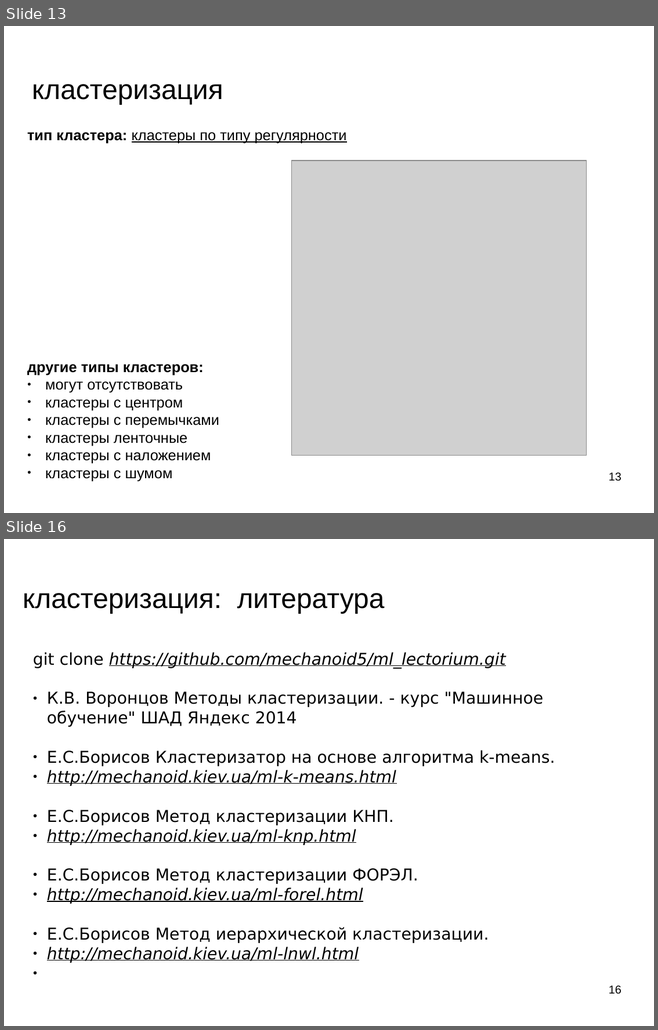
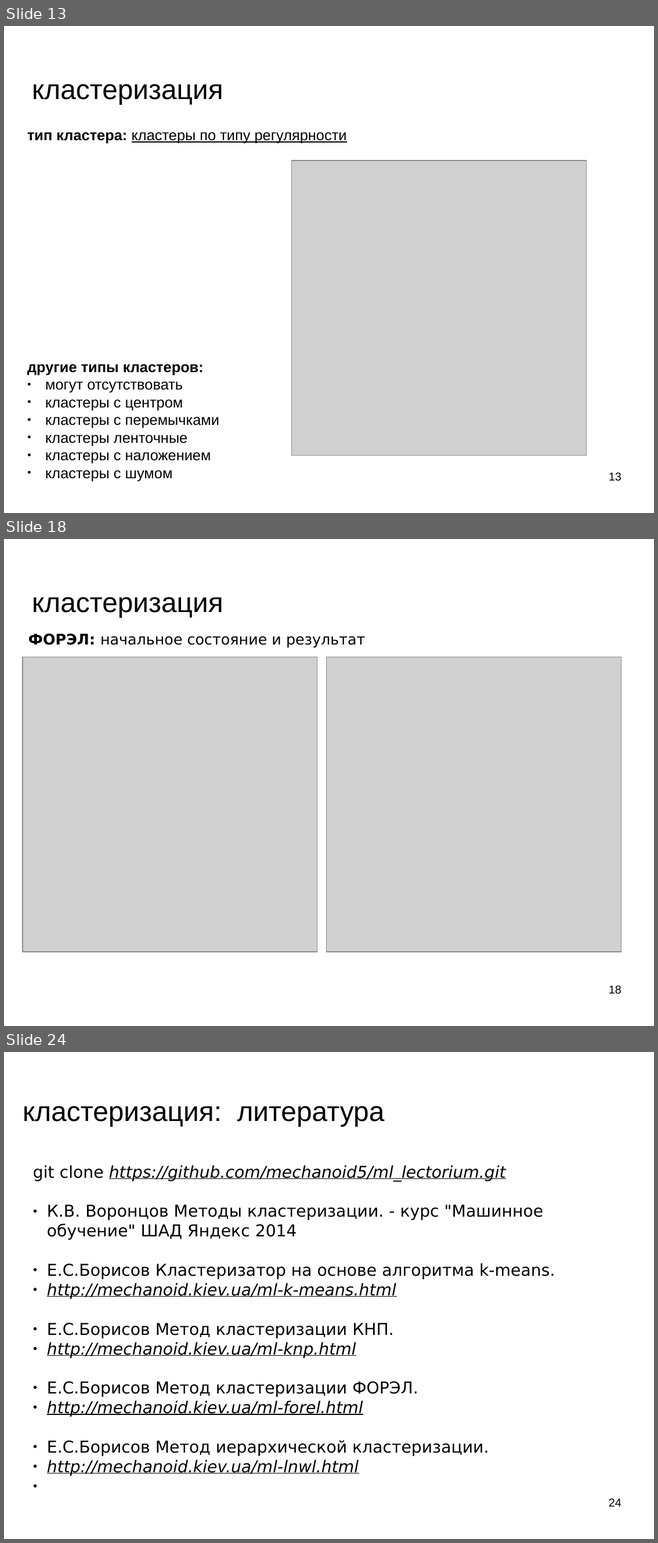
Before and after one commit to mechanoid5/ml_lectorium_legacy, a slide deck: 07-cluster.odp. Shown one above the other, each under a label of ours: slides 13 and 16 before the commit, slides 13, 18 and 24 after it; the slides between them are not shown. The pictures are 658x1030 and 658x1543 pixels, drawn with LibreOffice and Linux fonts; fonts in the diff are those of the drawing; grey boxes stand for pictures; background and template pictures are left out. Boxes give left, top, right and bottom in pixels: in the first picture for what was removed or moved away, otherwise in the second. Text is boxed around its words. In the diff, an @@ line names an element or a change of style, - is before the commit and + after.

```diff
--- a/07-cluster.odp
+++ b/07-cluster.odp
@@ slide 18 added at bbox=[4, 539, 654, 1026], background picture (left out) @@
@@ title added at bbox=[32, 597, 223, 617], 33.9 pt, text #000000 @@
+кластеризация
@@ text added at bbox=[28, 634, 365, 648], 18 pt, text #000000 @@
+ФОРЭЛ: начальное состояние и результат
@@ picture added at bbox=[23, 657, 317, 952] @@
@@ picture added at bbox=[326, 657, 621, 952] @@
@@ page number added at bbox=[608, 986, 621, 994], 14 pt, text #000000 @@
+18
@@ what was slide 16 is now slide 24 @@
@@ page number at bbox=[608, 1499, 621, 1507]: text changed @@
-16
+24
```
Also in this commit, not shown: 2 slides changed, 8 other slides added, 1 slide removed, 13 other files.
